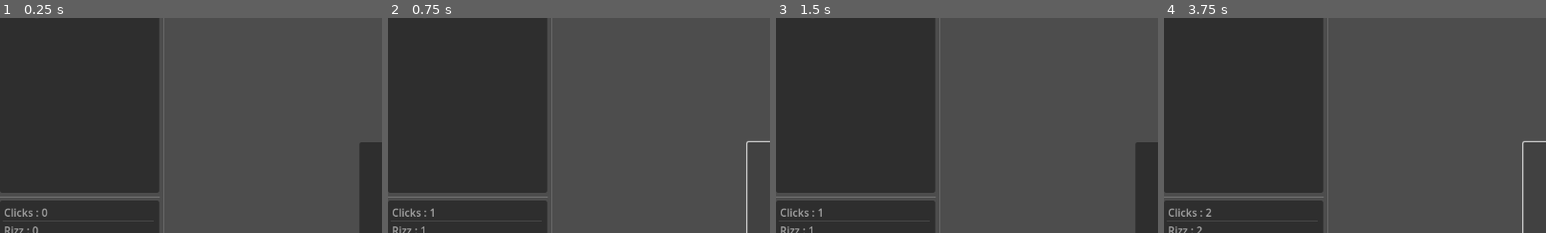
Above: before the commit, frames 1-4 (left to right).
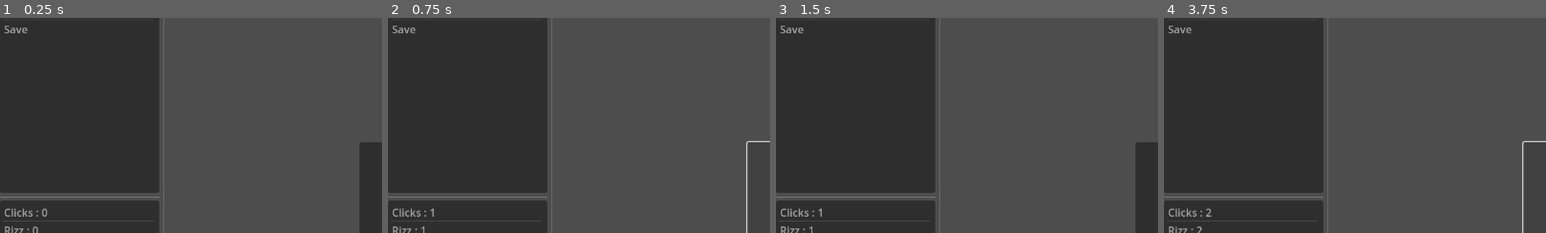
Above: after the commit, the same moments.

Repository: BlueDinoKing/sigmaclicker
Game: Godot game, scene res://scenes/ui.tscn
The game is run twice, just before and just after one commit, with the same random seed, the same clock (stepped at 60 frames per second) and the same inputs.
Inputs:
- Up to frame 1 (0.25 s): no input
- Up to frame 2 (0.75 s): click "rizz up baddies" at 0.5 s
- Up to frame 3 (1.5 s): click "Aura Brewery : 0 (0) Cost : 32" at 1.25 s
- Up to frame 4 (3.75 s): click "Gold Chains : 0 (0) Cost : 16" at 2 s; click "Moggers : 0 (0) Cost : 256" at 2.75 s; click "rizz up baddies" at 3.5 s
The pictures show only the part of the screen within x 0-50%, y 8-58%; the shares and areas given below are measured in that part.

The runs differ from the first frame. In frame 1, 0.1% of the frame differs, in the area x 1-8%, y 3-8%; in frame 2, 0.1%; in frame 3, 0.1%; in frame 4, 0.1%.

Commit message:
save system not working but save butotn

Diff:
--- a/scenes/clicker.tscn
+++ b/scenes/clicker.tscn
@@ -141,7 +141,7 @@
 [connection signal="pressed" from="rizz up baddies" to="." method="_on_button_pressed"]
 [connection signal="item_selected" from="OptionButton" to="." method="_on_option_button_item_selected"]
 [connection signal="pressed" from="Label/aura breweries" to="Label/aura breweries" method="_on_pressed"]
-[connection signal="timeout" from="Label/aura breweries/aura" to="." method="_on_aura_timeout"]
+[connection signal="timeout" from="Label/aura breweries/aura" to="Label/aura breweries" method="_on_aura_timeout"]
 [connection signal="pressed" from="Label/gold chains" to="." method="_on_gold_chains_pressed"]
 [connection signal="pressed" from="Label/gold chains" to="Label/gold chains" method="_on_pressed"]
 [connection signal="pressed" from="Label/moggers" to="Label/moggers" method="_on_pressed"]
--- a/scenes/ui.tscn
+++ b/scenes/ui.tscn
@@ -46,9 +46,10 @@
 anchor_bottom = 1.0
 grow_horizontal = 2
 grow_vertical = 2
-item_count = 2
+item_count = 3
 item_0/text = "Main"
 item_1/text = "Settings"
+item_2/text = "Save"
 
 [node name="HSeparator" type="HSeparator" parent="HBoxContainer/leftPanel/VBoxContainer"]
 layout_mode = 2
--- a/scripts/game.gd
+++ b/scripts/game.gd
@@ -31,13 +31,15 @@
 func _enter_tree() -> void:
 	_singleton_check()
 	if ref == self:
-		data = Data.new()
+		if not data:
+			data = Data.new()
 		SaveSystem.load_data()
 		print("Data initialized")
 
 func _ready() -> void:
 	if ref == self:
-		data = Data.new()
+		if not data:
+			data = Data.new()
 		# Check and connect the save timer
 		print("Save timer is: %s" % str(save_timer))
 		if save_timer:
--- a/scripts/ui.gd
+++ b/scripts/ui.gd
@@ -11,4 +11,7 @@
 
 var menus = [Views.MAIN, Views.SETTINGS]
 func _on_item_list_item_clicked(index: int, _at_position: Vector2, _mouse_button_index: int) -> void:
-	navigation_requested.emit(menus[index])
+	if index == 2:
+		SaveSystem.save_data()
+	else:
+		navigation_requested.emit(menus[index])
